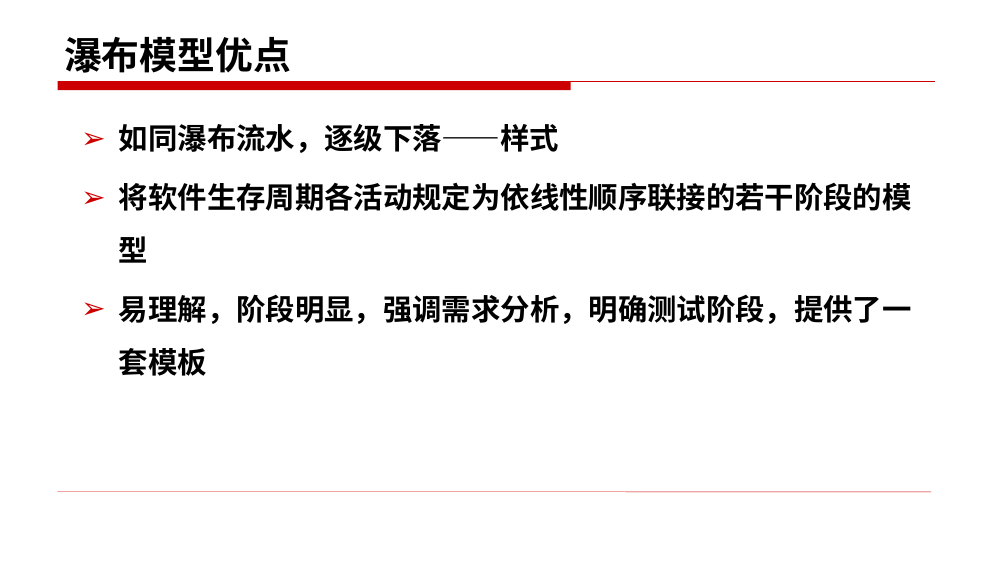
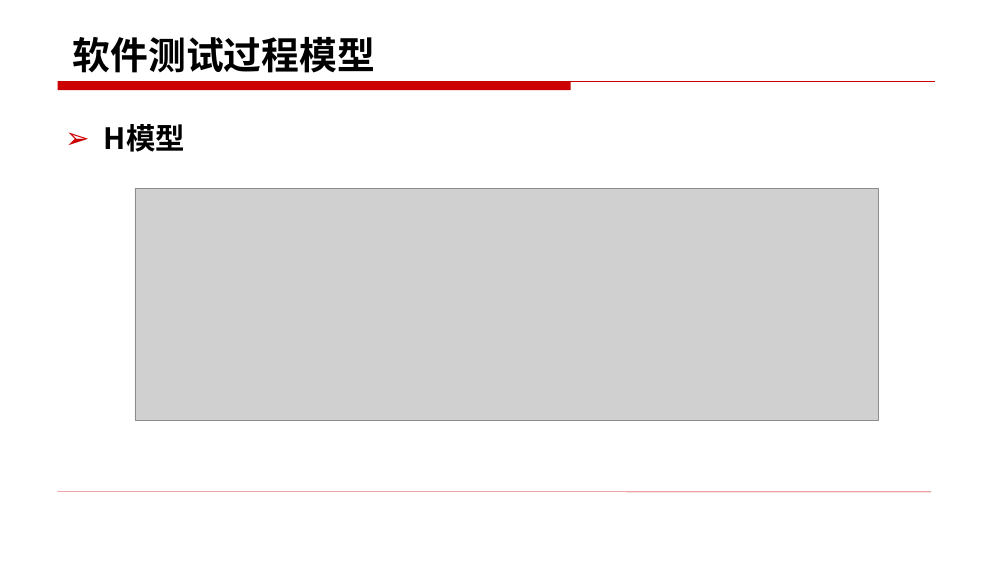
Before and after one commit to edu2act/course-foundation-software-tesing, a slide deck: slide 10 of materials/slides/2.2.pptx (slide 9 before the commit). Drawn at 1008x567 pixels with LibreOffice and Linux fonts; fonts in the diff are those of the drawing; grey boxes stand for pictures. Boxes give left, top, right and bottom in pixels: in the first picture for what was removed or moved away, otherwise in the second. Text is boxed around its words. In the diff, an @@ line names an element or a change of style, - is before the commit and + after.

```diff
--- a/materials/slides/2.2.pptx
+++ b/materials/slides/2.2.pptx
@@ title at (x1=73, y1=37, x2=375, y2=73): text changed @@
-瀑布模型优点
+软件测试过程模型
@@ text at (x1=104, y1=124, x2=185, y2=152): text changed @@
-➢ 如同瀑布流水，逐级下落——样式
-➢ 将软件生存周期各活动规定为依线性顺序联接的若干阶段的模型
-➢ 易理解，阶段明显，强调需求分析，明确测试阶段，提供了一套模板
+➢ H模型
@@ picture added at (x1=135, y1=188, x2=879, y2=420) @@
```
Also in this commit, not shown: 4 other slides changed, 11 slides added, 9 slides removed, 8 other files.
